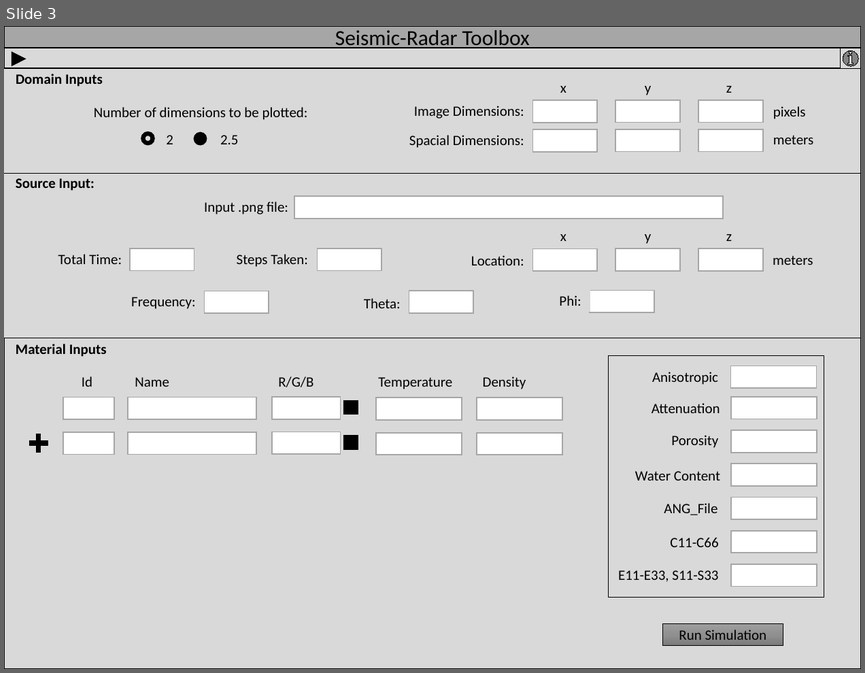
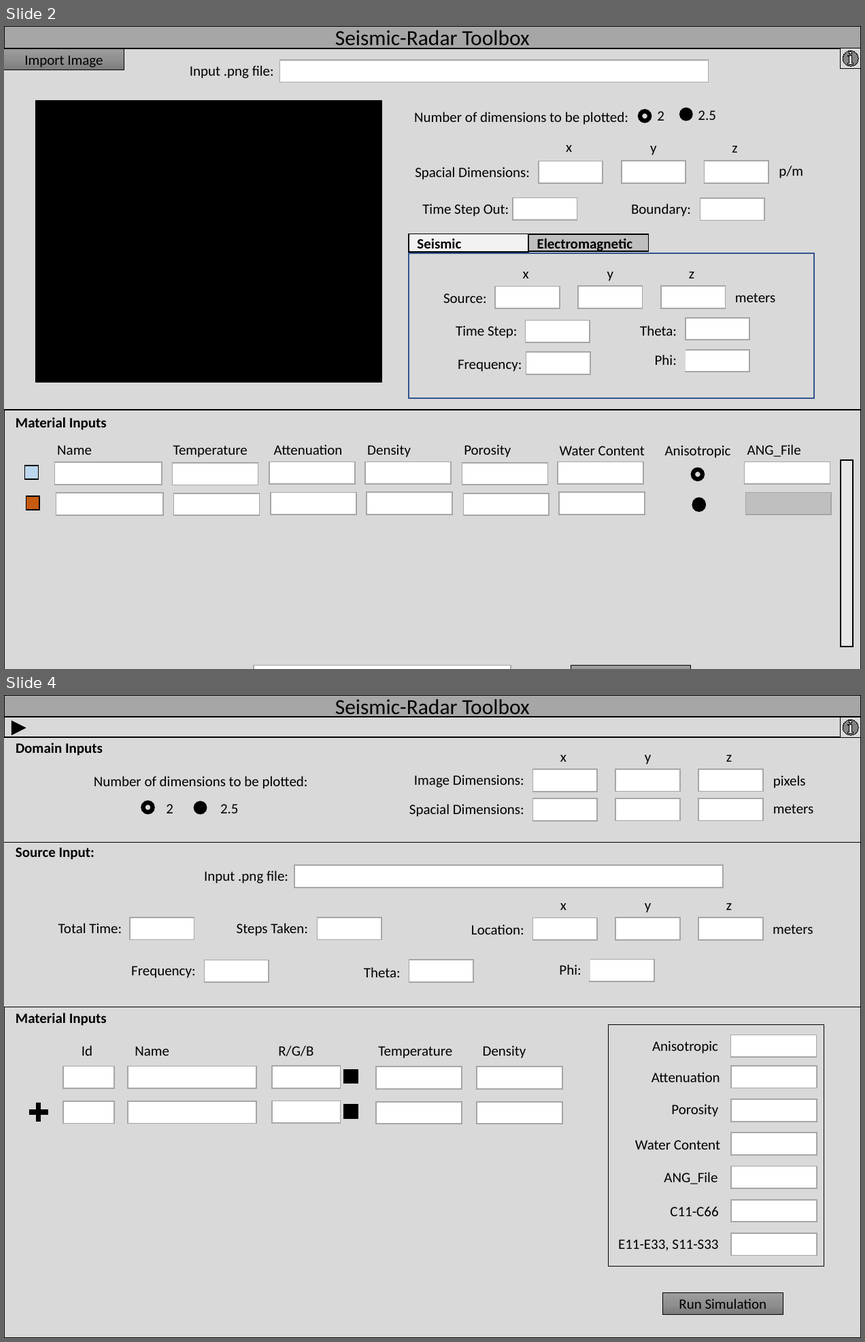
Before and after one commit to ChristopherGerbi/capstone, a slide deck: docs/SRT_GUI_Designs.pptx. Shown one above the other, each under a label of ours: slide 3 before the commit, slides 2 and 4 after it; the slides between them are not shown. The pictures are 865x673 and 865x1342 pixels, drawn with LibreOffice and Linux fonts; fonts in the diff are those of the drawing. Boxes give left, top, right and bottom in pixels: in the first picture for what was removed or moved away, otherwise in the second. Text is boxed around its words. In the diff, an @@ line names an element or a change of style, - is before the commit and + after.

```diff
--- a/docs/SRT_GUI_Designs.pptx
+++ b/docs/SRT_GUI_Designs.pptx
@@ slide 2 added at (4, 26, 861, 669), background #FFFFFF @@
@@ rectangle added at (4, 26, 861, 48), fill #A6A6A6, outline #000000 1 pt, 18 pt, text #000000 @@
+Seismic-Radar Toolbox
@@ rectangle added at (4, 49, 861, 410), fill #D9D9D9, outline #000000 0.75 pt @@
@@ rectangle added at (4, 48, 124, 70), fill gradient #9D9D9D to #909090 to #7C7C7C, outline #000000 0.5 pt, 12 pt, text #000000 @@
+Import Image
@@ rectangle added at (173, 59, 290, 82), fill #D9D9D9, outline #D9D9D9 1 pt, 12 pt, text #000000 @@
+Input .png file:
@@ rectangle added at (280, 60, 708, 82), fill #FFFFFF, outline #A6A6A6 1 pt @@
@@ action button information added at (840, 48, 861, 69), fill #D9D9D9, outline #000000 0.75 pt @@
@@ rectangle added at (36, 101, 381, 382), fill #000000, outline #000000 0.75 pt @@
@@ group added at (384, 103, 725, 129): 3 rectangles, 1 ellipse, 1 donut @@
+Number of dimensions to be plotted:
+2
+2.5
@@ group added at (398, 135, 838, 184): 8 rectangles @@
+Spacial Dimensions:
+x
+y
+z
+p/m
@@ rectangle added at (397, 197, 517, 220), fill #D9D9D9, outline #D9D9D9 1 pt, 12 pt, text #000000 @@
+Time Step Out:
@@ rectangle added at (513, 197, 577, 220), fill #FFFFFF, outline #A6A6A6 1 pt @@
@@ rectangle added at (606, 197, 700, 220), fill #D9D9D9, outline #D9D9D9 1 pt, 12 pt, text #000000 @@
+Boundary:
@@ rectangle added at (700, 198, 764, 220), fill #FFFFFF, outline #A6A6A6 1 pt @@
@@ rectangle added at (409, 234, 528, 252), fill #F2F2F2, outline #000000 1 pt, 12 pt, text #000000, bold @@
+Seismic
@@ rectangle added at (528, 234, 649, 251), fill #BFBFBF, outline #000000 1 pt, 12 pt, text #000000, bold @@
+Electromagnetic
@@ group added at (409, 253, 814, 398): 17 rectangles @@
+Theta:
+Phi:
+Source:
+x
+y
+z
+meters
+Frequency:
+Time Step:
@@ rectangle added at (4, 410, 861, 669), fill #D9D9D9, outline #000000 0.75 pt @@
@@ rectangle added at (7, 414, 119, 431), fill #D9D9D9, outline #D9D9D9 1 pt, 12 pt, text #000000, bold @@
+Material Inputs
@@ group added at (44, 438, 815, 461): 8 rectangles @@
+Temperature
+Density
+Name
+Anisotropic
+ANG_File
+Attenuation
+Porosity
+Water Content
@@ group added at (24, 461, 830, 484): 8 rectangles, 1 donut @@
@@ rectangle added at (840, 460, 852, 646), fill #E7E6E6, outline #000000 1 pt @@
@@ group added at (26, 492, 831, 515): 8 rectangles, 1 donut @@
@@ ellipse added at (693, 497, 705, 509), fill #000000, outline #000000 1 pt @@
@@ rectangle added at (136, 665, 252, 669), fill #D9D9D9, outline #D9D9D9 1 pt, 12 pt, text #000000 @@
+Select Run Type:
@@ rectangle added at (254, 665, 511, 669), fill #FFFFFF, outline #A6A6A6 1 pt, 12 pt, text #000000 @@
+Normal Run
@@ half frame added at (490, 666, 507, 669), fill #000000, outline #000000 1 pt @@
@@ rectangle added at (570, 665, 690, 669), fill gradient #9D9D9D to #909090 to #7C7C7C, outline #000000 0.5 pt, 12 pt, text #000000 @@
+Run Simulation
@@ what was slide 3 is now slide 4 @@
```
Also in this commit, not shown: 2 slides changed.
